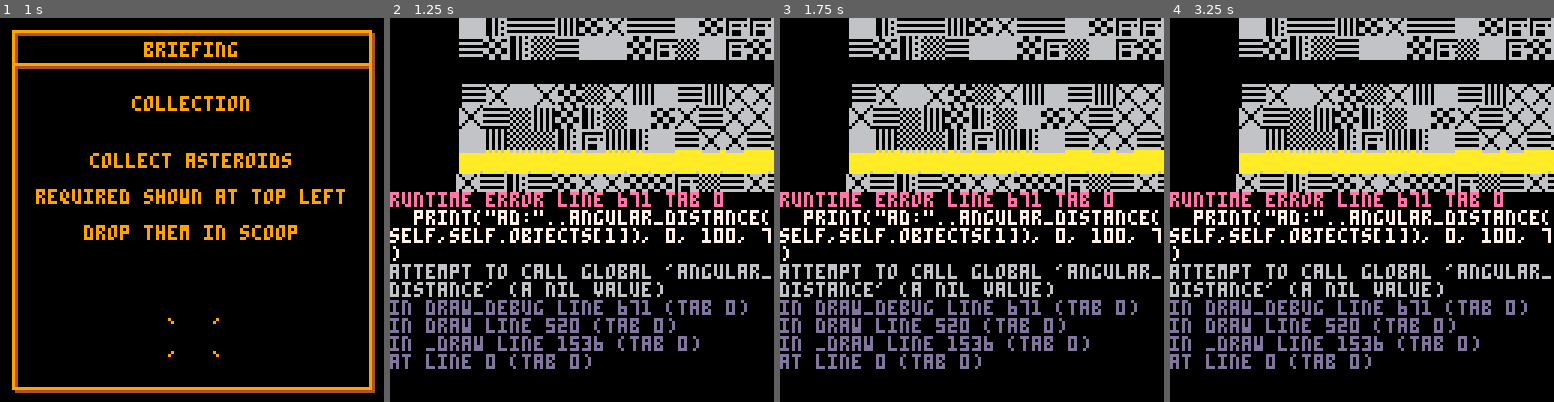
Above: before the commit, frames 1-4 (left to right).
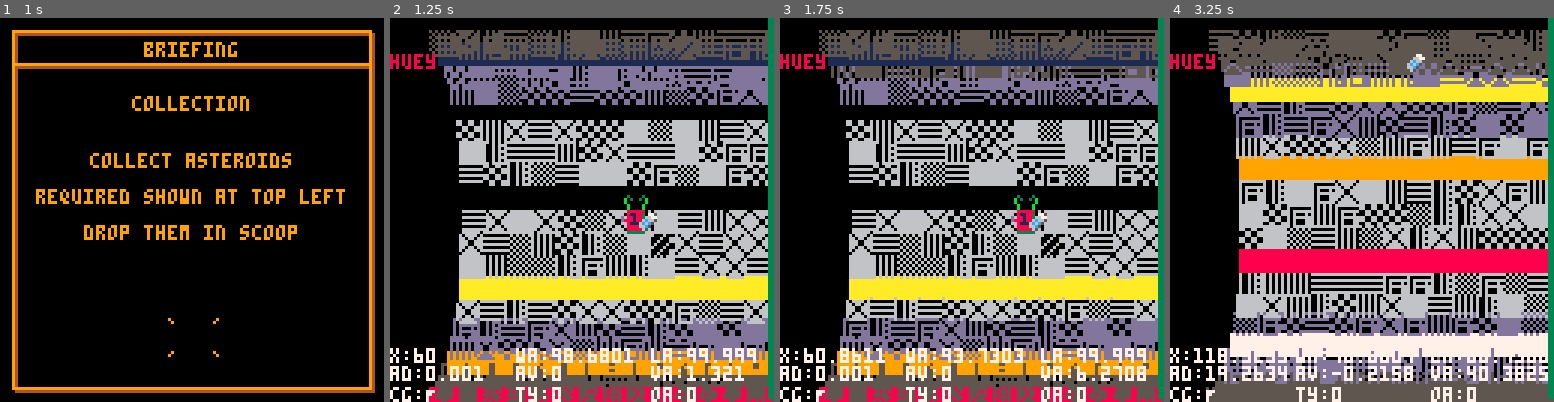
Above: after the commit, the same moments.

Repository: wstephenson/pico8-statlimp
Game: PICO-8 cartridge sl.p8
The game is run twice, just before and just after one commit, with the same random seed, the same clock (stepped at 60 frames per second) and the same inputs.
Inputs:
- Up to frame 1 (1 s): tap X (X key) at 0.33 s; tap O (Z key) at 0.7 s
- Up to frame 2 (1.25 s): tap X (X key) at 1.07 s
- Up to frame 3 (1.75 s): hold Right from 1.6 s (still down); tap O (Z key) at 1.7 s
- Up to frame 4 (3.25 s): tap X (X key) at 1.85, 2.97 s; release Right at 2.1 s; tap O (Z key) at 2.1, 2.5, 2.9 s; hold Up 2.15-2.42 s; hold Right 2.47-3.03 s; hold Left from 3.08 s (still down)

Frame 1 is identical in both runs. In frame 2, 67% of the frame differs, in the area x 0-100%, y 0-100%; in frame 3, 67%; in frame 4, 73%.
Error before the commit: runtime error line 671 tab 0; print("ad:"..angular_distance(self,self.objects[1]), 0, 100, 7); attempt to call global 'angular_distance' (a nil value)

Commit message:
compute angular distance between 2 objects

Diff:
--- a/sl.p8
+++ b/sl.p8
@@ -882,6 +882,8 @@
 	for item in all(self.objects) do
 		-- is it within the grab area
 		-- the grab area is 8 pixels above the drone +- 4
+		self.couldgrab=self:check_grabbable(self,item)
+
 		if(self.object==nil)then
 			if(self.grabbed==true and self:check_collision(self,item))then
 				self.object=item
@@ -941,6 +943,11 @@
 
 function states.play:check_collision(o1,o2)
 	return abs(o1.x-o2.x)<5 and abs(o1.a-o2.a)<1
+end
+
+function states.play:check_grabbable(o1,o2)
+	local ad = angular_distance(o1,o2)
+	return abs(o1.x-o2.x)<5 and ad>2.5 and ad<3.5
 end
 
 function states.play:critical_objects_present()
@@ -1177,6 +1184,18 @@
 		state=next_state
 		states[state]:init()
 	end
+end
+
+function angular_distance(o1,o2)
+	local naive_d=o1.a-o2.a
+	local shortest_d=0
+	if(abs(naive_d)>50)then -- 50 is half the max angle of 100
+		shortest_d=100-abs(naive_d)
+	end
+	if(o1.a<o2.a)then
+		shortest_d=-shortest_d
+	end
+	return shortest_d
 end
 
 function collision_damage(o1,o2)
